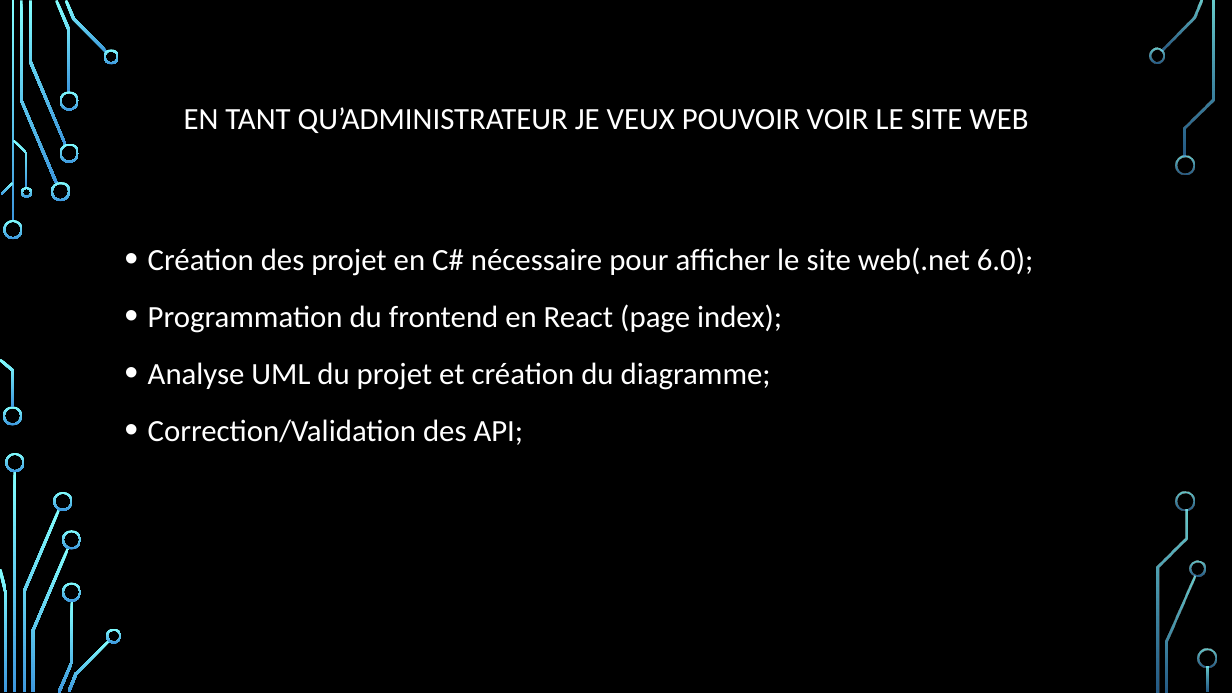
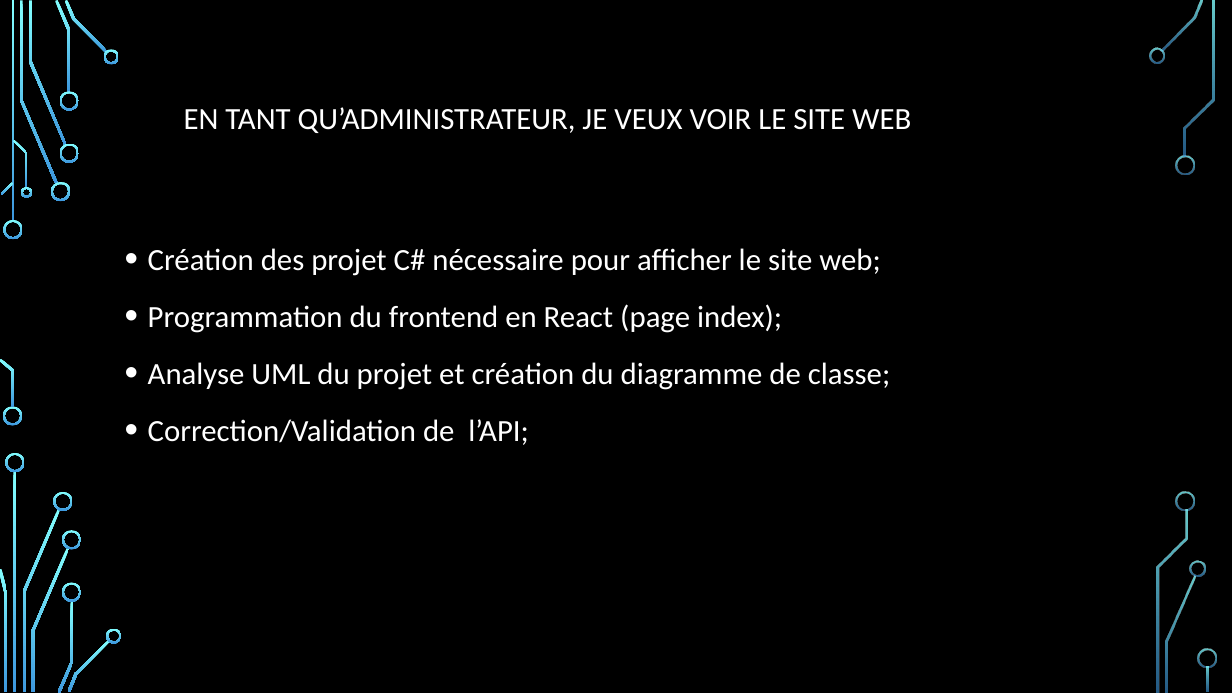
Before and after one commit to DFC-Informatique-Cegep-de-Sainte-Foy/GestionEquipesSportives, a slide deck: slide 5 of Documentation/Revue 1/Presentation_Revue_1.pptx. Drawn at 1232x693 pixels with LibreOffice and Linux fonts; fonts in the diff are those of the drawing; background and template pictures are left out. Boxes give left, top, right and bottom in pixels: in the first picture for what was removed or moved away, otherwise in the second. Text is boxed around its words. In the diff, an @@ line names an element or a change of style, - is before the commit and + after.

Commit message:
ajout fichier ordrePresentation, corrections fautes PPT

```diff
--- a/Documentation/Revue 1/Presentation_Revue_1.pptx
+++ b/Documentation/Revue 1/Presentation_Revue_1.pptx
@@ title at [184,107,911,133]: text changed @@
-EN TANT QU’ADMINISTRATEUR JE VEUX POUVOIR VOIR LE SITE WEB
+EN TANT QU’ADMINISTRATEUR, JE VEUX VOIR LE SITE WEB
@@ text at [148,248,880,276]: text changed @@
-• Création des projet en C# nécessaire pour afficher le site web(.net 6.0);
+• Création des projet C# nécessaire pour afficher le site web;
@@ text at [148,362,890,445]: text changed @@
-• Analyse UML du projet et création du diagramme;
-• Correction/Validation des API;
+• Analyse UML du projet et création du diagramme de classe;
+• Correction/Validation de l’API;
```
Also in this commit, not shown: 6 other slides changed, 1 other file.
